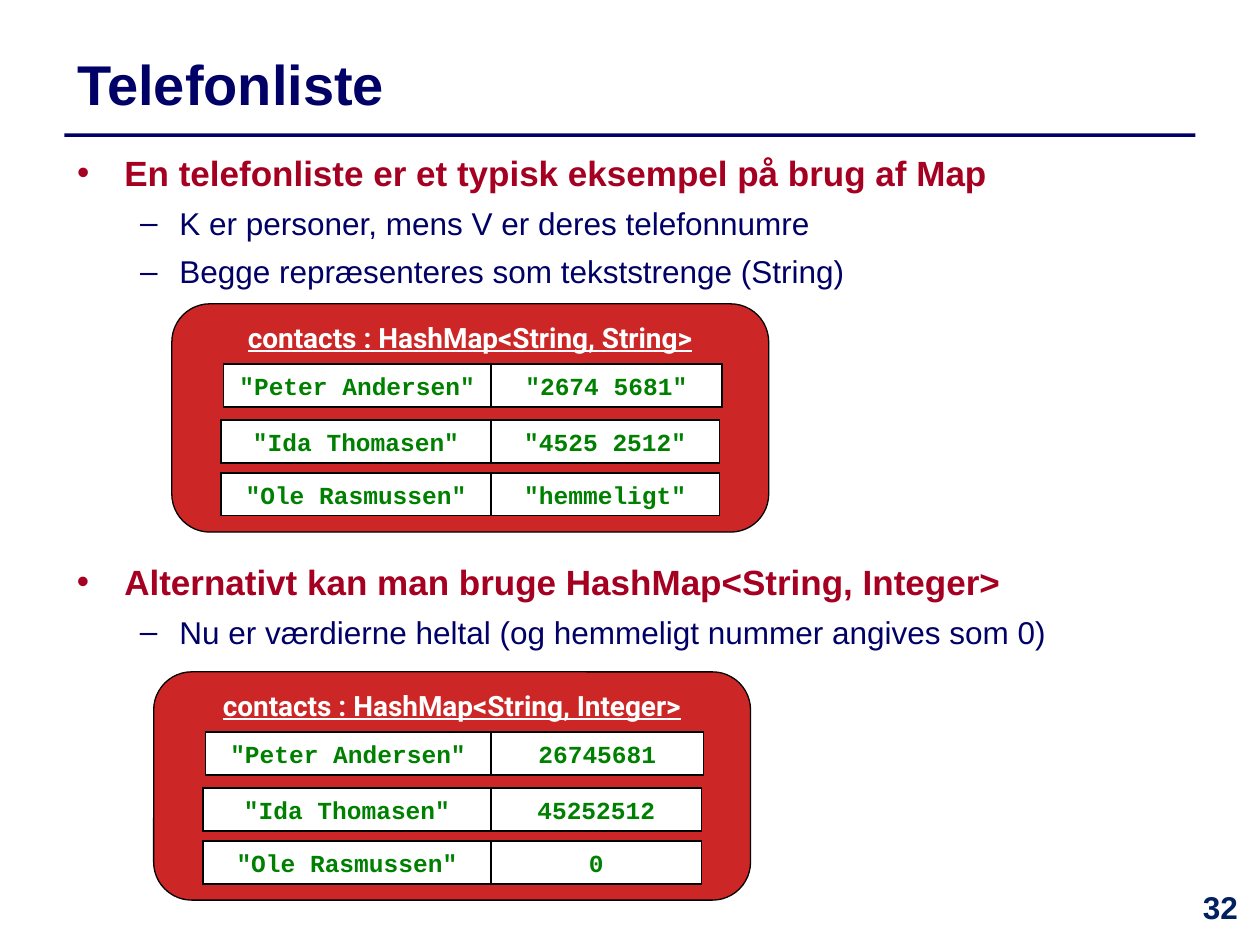
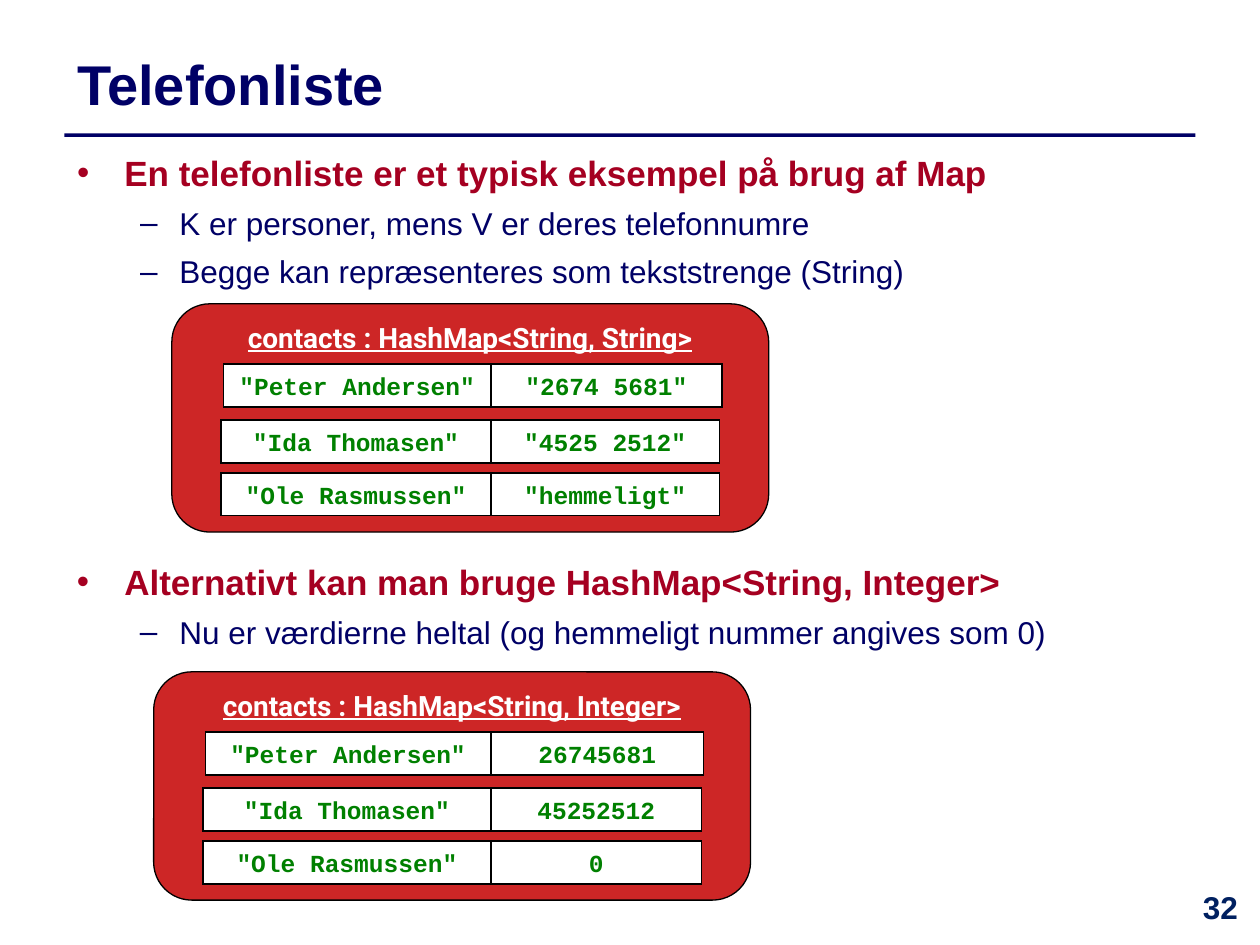
Before and after one commit to IntProgAU/Materiale, a slide deck: slide 32 of web/e22/uge_5b/Slides-Uge5-Torsdag.pptx. Drawn at 1260x945 pixels with LibreOffice and Linux fonts; fonts in the diff are those of the drawing. Boxes give left, top, right and bottom in pixels: in the first picture for what was removed or moved away, otherwise in the second. Text is boxed around its words. In the diff, an @@ line names an element or a change of style, - is before the commit and + after.

```diff
--- a/web/e22/uge_5b/Slides-Uge5-Torsdag.pptx
+++ b/web/e22/uge_5b/Slides-Uge5-Torsdag.pptx
@@ text at (179,260,904,289): text changed @@
-  – Begge repræsenteres som tekststrenge (String)
+  – Begge kan repræsenteres som tekststrenge (String)
```
Also in this commit, not shown: 16 other slides changed, 1 other file.
